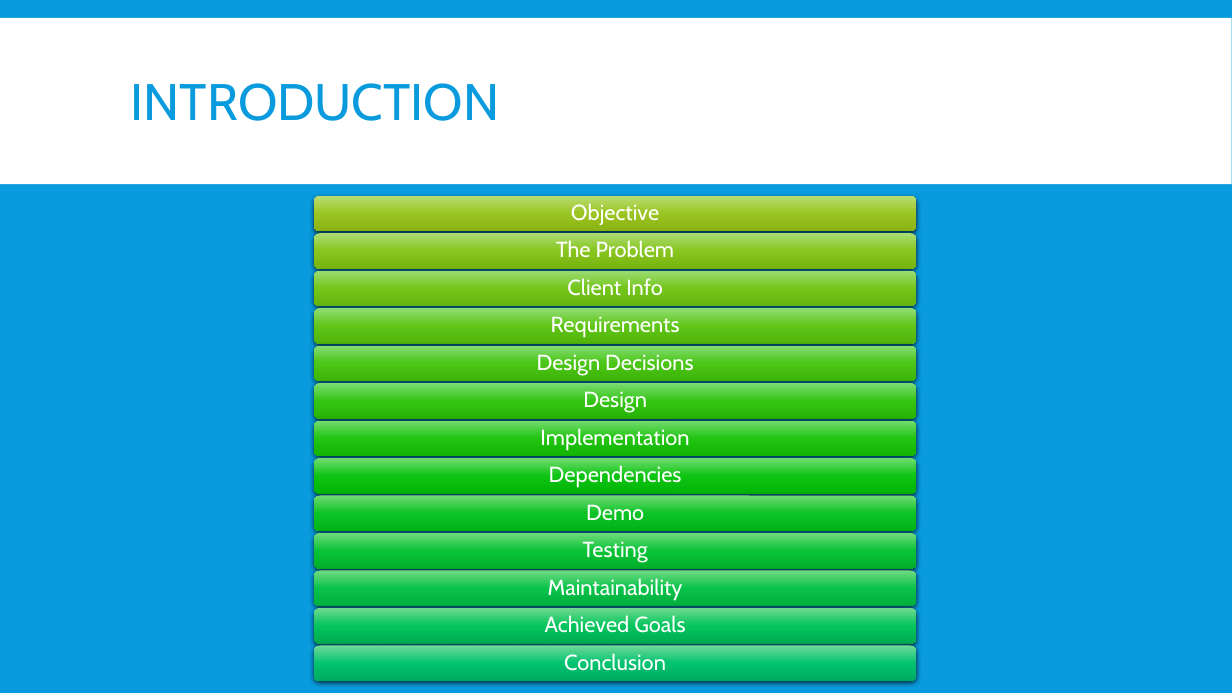
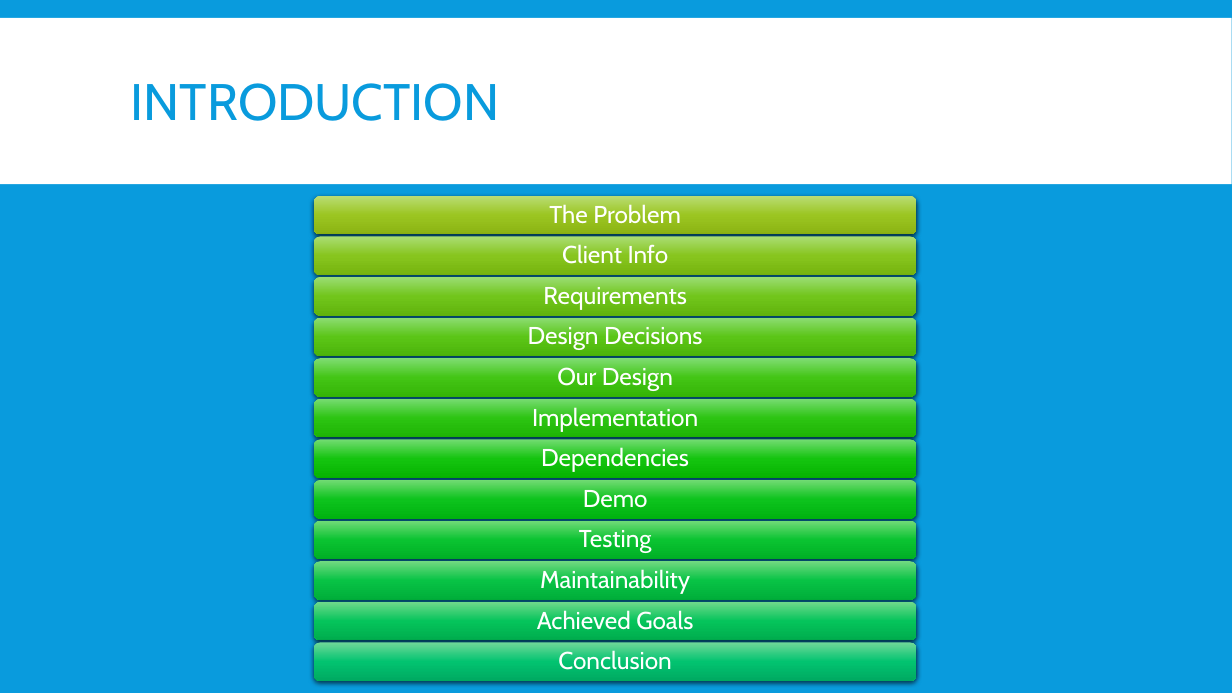
Before and after one commit to OryGregS/SeniorProject, a slide deck: slide 3 of docs/FuzzyRecordLinkage.pptx (slide 2 before the commit). Drawn at 1232x693 pixels with LibreOffice and Linux fonts; fonts in the diff are those of the drawing. Boxes give left, top, right and bottom in pixels: in the first picture for what was removed or moved away, otherwise in the second. Text is boxed around its words. In the diff, an @@ line names an element or a change of style, - is before the commit and + after.

```diff
--- a/docs/FuzzyRecordLinkage.pptx
+++ b/docs/FuzzyRecordLinkage.pptx
@@ size 17 to 19 pt in 11 elements at <box>558,650,671,670</box>, <box>537,610,693,630</box>, <box>540,569,690,594</box>, <box>579,530,652,553</box>, <box>583,490,648,507</box>, <box>541,447,689,472</box>, <box>532,407,698,432</box>, <box>528,327,703,350</box>, <box>543,287,687,310</box>, <box>562,244,669,263</box>, <box>549,204,681,223</box> @@
@@ text "The Problem": place and size @@
-text "The Problem" at <box>556,240,675,257</box>
+text "The Problem" at <box>549,204,681,223</box>
@@ text removed at <box>571,203,659,225</box> @@
-Objective
@@ rounded rectangle: place and size @@
-rounded rectangle at <box>314,233,917,269</box>
+rounded rectangle at <box>314,237,917,275</box>
@@ rounded rectangle at <box>314,237,917,275</box>: fill gradient #ACDD75 to #89C61E to #78B410 to gradient #AADD75 to #87C61E to #76B410 @@
@@ text "Client Info": place and size @@
-text "Client Info" at <box>567,278,663,295</box>
+text "Client Info" at <box>562,244,669,263</box>
@@ rounded rectangle: place and size @@
-rounded rectangle at <box>314,271,917,307</box>
+rounded rectangle at <box>314,277,917,316</box>
@@ rounded rectangle at <box>314,277,917,316</box>: fill gradient #9EDD74 to #75C61C to #65B40D to gradient #9BDD74 to #71C61B to #62B40D @@
@@ text "Requirements": place and size @@
-text "Requirements" at <box>551,316,680,337</box>
+text "Requirements" at <box>543,287,687,310</box>
@@ rounded rectangle: place and size @@
-rounded rectangle at <box>314,308,917,344</box>
+rounded rectangle at <box>314,318,917,357</box>
@@ rounded rectangle at <box>314,318,917,357</box>: fill gradient #91DD74 to #61C619 to #51B50B to gradient #8DDD74 to #5BC618 to #4CB50A @@
@@ text "Design Decisions": place and size @@
-text "Design Decisions" at <box>537,354,693,376</box>
+text "Design Decisions" at <box>528,327,703,350</box>
@@ rounded rectangle: place and size @@
-rounded rectangle at <box>314,346,917,382</box>
+rounded rectangle at <box>314,359,917,397</box>
@@ rounded rectangle at <box>314,359,917,397</box>: fill gradient #85DD73 to #4CC616 to #3DB508 to gradient #81DD73 to #44C615 to #35B507 @@
@@ text at <box>557,367,673,391</box>: text changed; size 17 to 19 pt @@
-Design
+Our Design
@@ rounded rectangle: place and size @@
-rounded rectangle at <box>314,384,917,420</box>
+rounded rectangle at <box>314,399,917,438</box>
@@ rounded rectangle at <box>314,399,917,438</box>: fill gradient #7CDD73 to #36C514 to #28B506 to gradient #78DC73 to #2DC512 to #1FB505 @@
@@ 2 texts, 1 rounded rectangle: place and size @@
-2 texts, 1 rounded rectangle at <box>314,428,917,494</box>
+2 texts, 1 rounded rectangle at <box>314,407,917,479</box>
@@ rounded rectangle at <box>314,440,917,479</box>: fill gradient #72DC73 to #0FC513 to #01B505 to gradient #73DC72 to #14C510 to #07B502 @@
@@ rounded rectangle removed at <box>314,421,917,457</box> @@
@@ 2 texts, 2 rounded rectangles: place and size @@
-2 texts, 2 rounded rectangles at <box>314,495,917,569</box>
+2 texts, 2 rounded rectangles at <box>314,480,917,559</box>
@@ rounded rectangle at <box>314,480,917,518</box>: fill gradient #72DC76 to #0CC525 to #00B318 to gradient #72DC75 to #0DC51E to #00B411 @@
@@ rounded rectangle at <box>314,520,917,559</box>: fill gradient #72DB7C to #0AC437 to #00B12B to gradient #72DB7A to #0AC432 to #00B226 @@
@@ rounded rectangle: place and size @@
-rounded rectangle at <box>314,570,917,606</box>
+rounded rectangle at <box>314,561,917,600</box>
@@ rounded rectangle at <box>314,561,917,600</box>: fill gradient #72DB84 to #07C44A to #00AF3D to gradient #72DB82 to #08C446 to #00AF3A @@
@@ text "Maintainability": place and size @@
-text "Maintainability" at <box>548,578,683,601</box>
+text "Maintainability" at <box>540,569,690,594</box>
@@ rounded rectangle: place and size @@
-rounded rectangle at <box>314,608,917,644</box>
+rounded rectangle at <box>314,602,917,640</box>
@@ rounded rectangle at <box>314,602,917,640</box>: fill gradient #72DA8E to #05C35D to #00AC50 to gradient #72DA8D to #05C35B to #00AC4E @@
@@ rounded rectangle: place and size @@
-rounded rectangle at <box>314,646,917,682</box>
+rounded rectangle at <box>314,642,917,681</box>
```
Also in this commit, not shown: 3 other slides changed, 36 other files.
